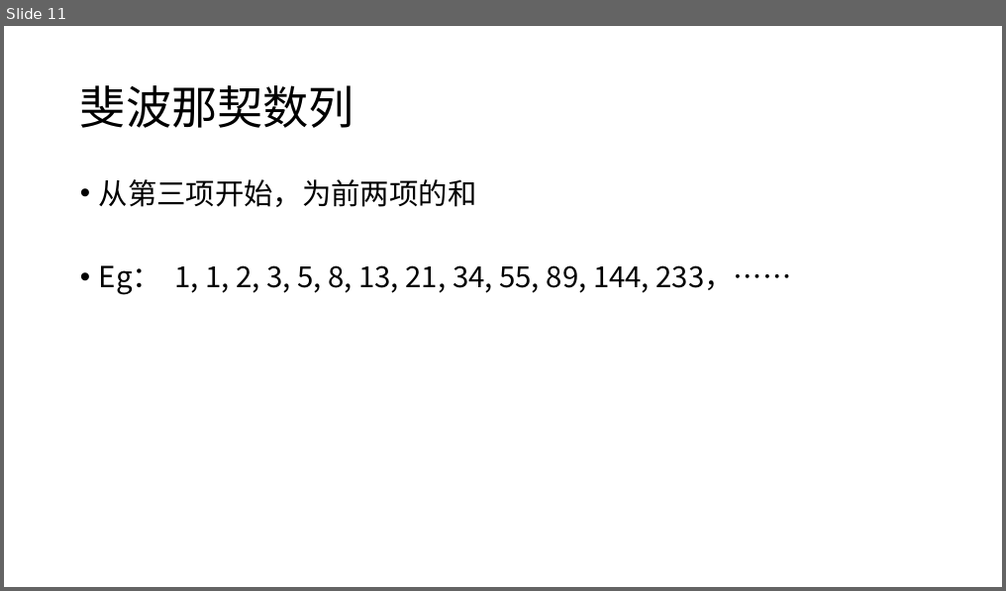
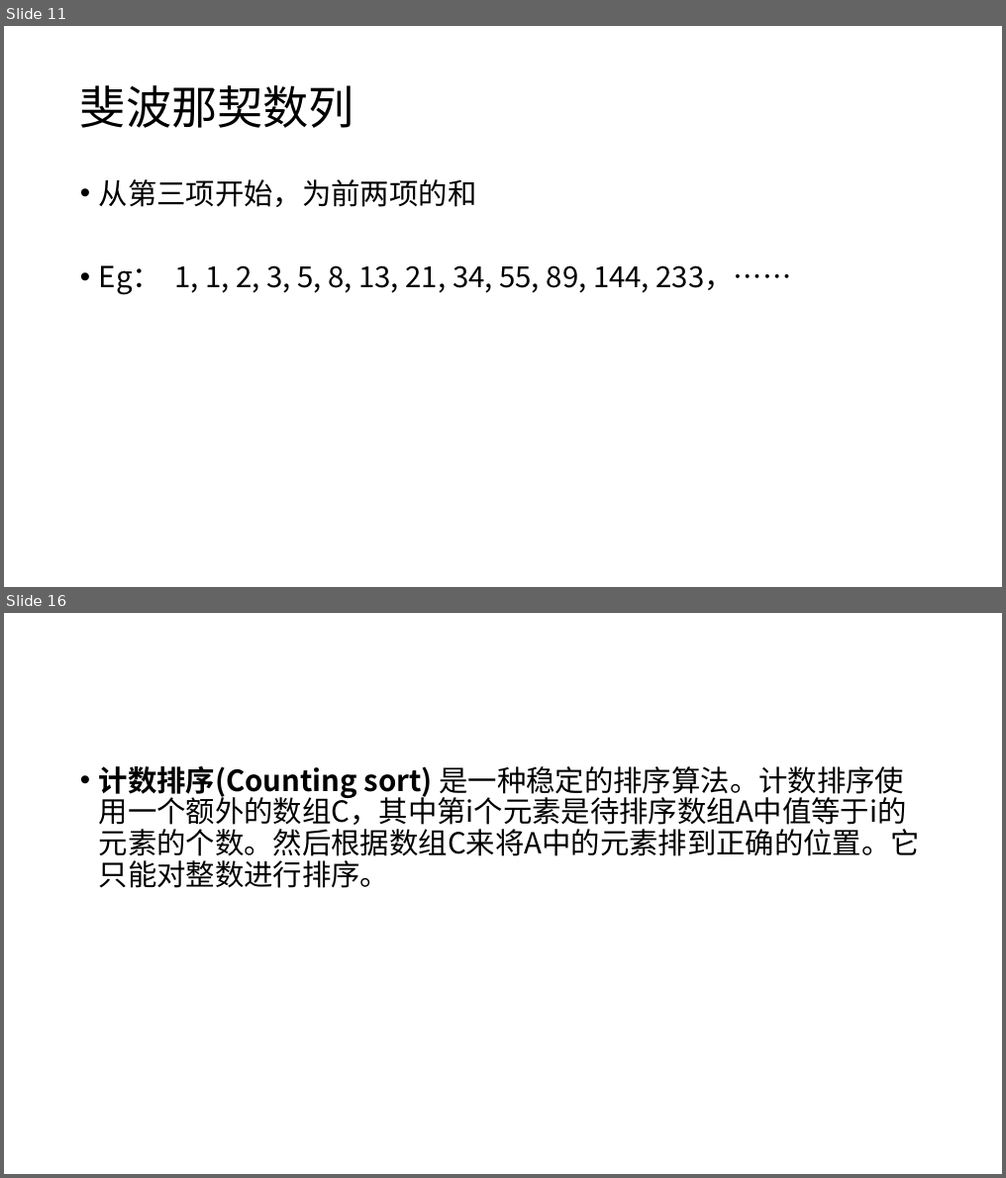
Before and after one commit to Fine-yang/LGS, a slide deck: 0320/排序算法.pptx. Shown one above the other, each under a label of ours: slide 11 before the commit, slides 11 and 16 after it; the slides between them are not shown. The pictures are 1006x591 and 1006x1178 pixels, drawn with LibreOffice and Linux fonts; fonts in the diff are those of the drawing. Boxes give left, top, right and bottom in pixels: in the first picture for what was removed or moved away, otherwise in the second. Text is boxed around its words. In the diff, an @@ line names an element or a change of style, - is before the commit and + after.

```diff
--- a/0320/排序算法.pptx
+++ b/0320/排序算法.pptx
@@ slide 16 added at (4, 613, 1002, 1174), background #FFFFFF @@
@@ text added at (99, 766, 920, 888), 28 pt, text #000000 @@
+• 计数排序(Counting sort) 是一种稳定的排序算法。计数排序使用一个额外的数组C，其中第i个元素是待排序数组A中值等于i的元素的个数。然后根据数组C来将A中的元素排到正确的位置。它只能对整数进行排序。
```
Also in this commit, not shown: 9 other slides added, 5 other files.
